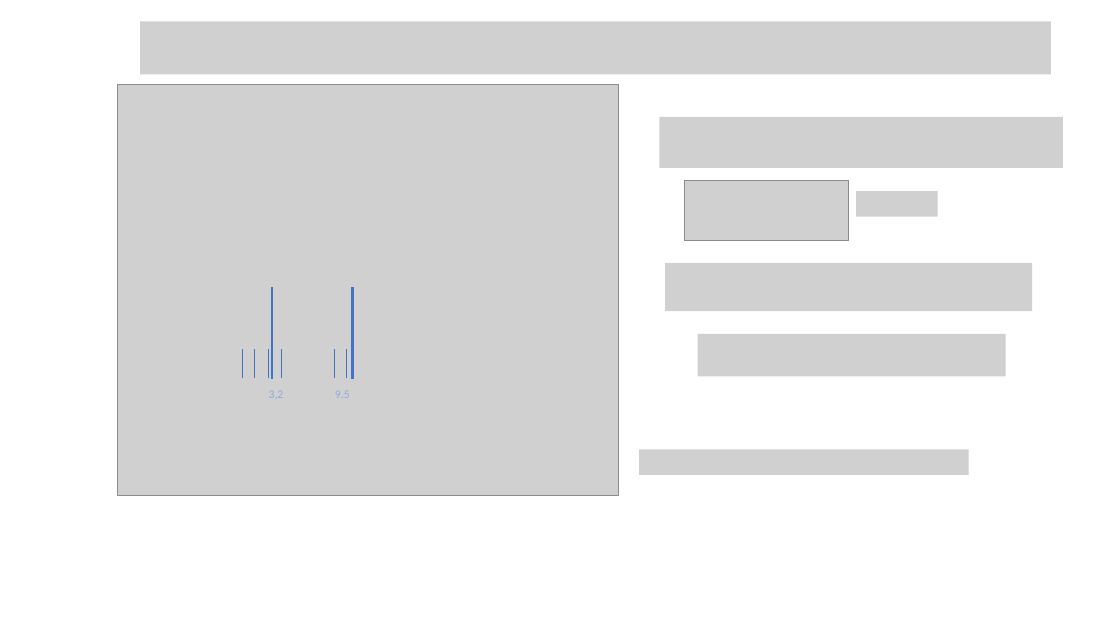
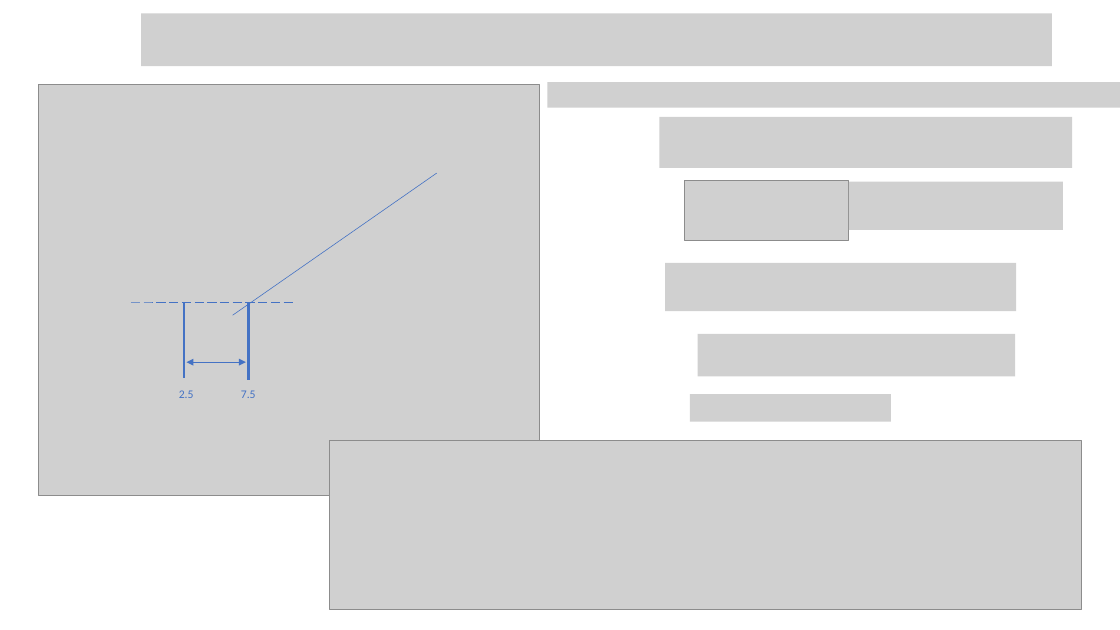
Before and after one commit to jmestanza/potencia, a slide deck: slide 14 of TP1/Ejercicio1/Potencia Ejercicio 1.pptx (slide 12 before the commit). Drawn at 1120x630 pixels with LibreOffice and Linux fonts; fonts in the diff are those of the drawing; grey boxes stand for pictures. Boxes give left, top, right and bottom in pixels: in the first picture for what was removed or moved away, otherwise in the second. Text is boxed around its words. In the diff, an @@ line names an element or a change of style, - is before the commit and + after.

```diff
--- a/TP1/Ejercicio1/Potencia Ejercicio 1.pptx
+++ b/TP1/Ejercicio1/Potencia Ejercicio 1.pptx
@@ picture: place and size @@
-picture at [140, 22, 1051, 75]
+picture at [141, 13, 1052, 66]
@@ picture: place and size @@
-picture at [118, 84, 618, 496]
+picture at [39, 85, 539, 497]
@@ picture added at [548, 82, 1120, 108] @@
@@ picture: place and size @@
-picture at [660, 117, 1064, 168]
+picture at [660, 117, 1072, 168]
@@ line added from (437, 173) to (233, 315), #4472C4 0.5 pt @@
@@ picture added at [849, 181, 1064, 230] @@
@@ picture removed at [856, 191, 938, 216] @@
@@ picture: place and size @@
-picture at [665, 263, 1033, 312]
+picture at [665, 263, 1017, 312]
@@ picture added at [85, 287, 152, 302] @@
@@ line added from (131, 302) to (295, 302), #4472C4 1 pt dashed @@
@@ line moved from (272, 287) - (272, 380) to (184, 302) - (184, 378) @@
@@ line moved from (353, 287) - (353, 380) to (249, 302) - (249, 381) @@
@@ group removed at [255, 350, 346, 378]: 5 lines @@
@@ picture: place and size @@
-picture at [698, 334, 1007, 377]
+picture at [698, 334, 1016, 377]
@@ line moved from (242, 350) - (242, 378) to (187, 362) - (246, 362) @@
@@ line (187, 362) - (246, 362): line to double arrow @@
@@ text at [179, 390, 194, 398]: text changed; text colour #8FAADC to #4472C4 @@
-3,2
+2.5
@@ text at [241, 390, 256, 398]: text changed; text colour #8FAADC to #4472C4 @@
-9.5
+7.5
@@ picture added at [690, 394, 891, 422] @@
@@ picture added at [329, 440, 1081, 609] @@
@@ picture removed at [639, 450, 969, 475] @@
```
Also in this commit, not shown: 2 other slides changed, 10 slides added, 8 slides removed, 5 other files.
